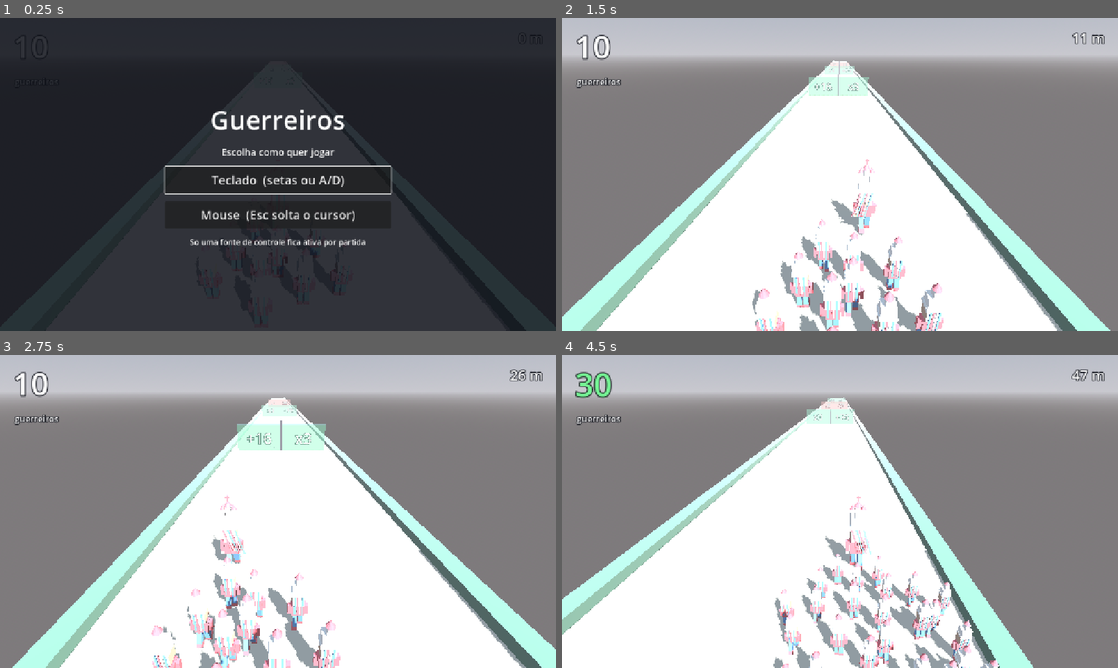
Above: before the commit, frames 1-4 (two rows, left to right).
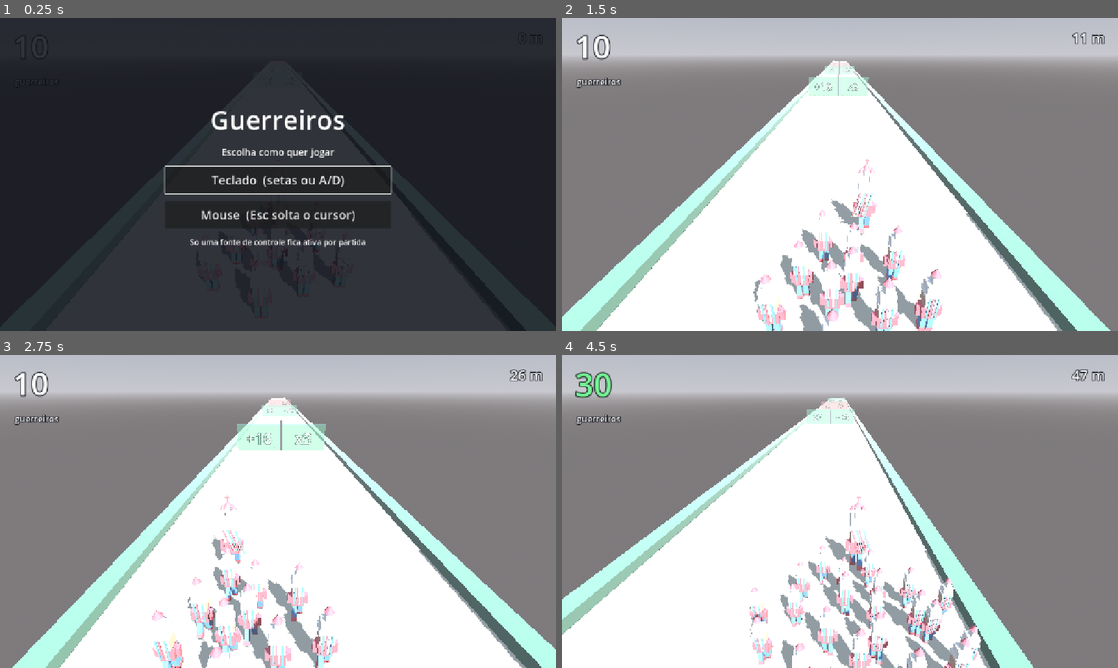
Above: after the commit, the same moments.

Repository: 3runorocha/COMP381-Projeto
Game: Godot game, scene res://scenes/Main.tscn
The game is run twice, just before and just after one commit, with the same random seed, the same clock (stepped at 60 frames per second) and the same inputs.
Inputs (mouse positions are in pixels of both pictures, inside the frame that each line leads up to):
- Up to frame 1 (0.25 s): no input
- Up to frame 2 (1.5 s): click "Teclado (setas ou A/D)" at 0.5 s; tap Enter (ui_accept) at 1.25 s; move the mouse to (962, 158) at 1.27 s; hold Right (mover_direita) from 1.28 s (still down); click (962, 158) at 1.42 s
- Up to frame 3 (2.75 s): tap Enter (ui_accept) at 1.52, 2.27 s; move the mouse to (166, 527) at 2.02 s; release Right (mover_direita) at 2.03 s; hold Left (mover_esquerda) from 2.03 s (still down)
- Up to frame 4 (4.5 s): move the mouse to (895, 442) at 2.77 s; release Left (mover_esquerda) at 2.78 s; hold Right (mover_direita) 2.78-4.28 s; move the mouse to (812, 574) at 3.52 s; click (812, 574) at 3.67 s; tap Enter (ui_accept) at 3.77 s; move the mouse to (1006, 558) at 4.27 s; hold Left (mover_esquerda) from 4.28 s (still down)

The runs differ from the first frame. In frame 1, 0.1% of the frame differs, in the area x 37-63%, y 67-96%; in frame 2, 4.8%; in frame 3, 4.6%; in frame 4, 6.4%, in the area x 33-79%, y 60-100%.

Commit message:
A folga ate o cordao passa a ser medida, e o teto sobe para 80
folga_atras nao controlava nada. O recuo era folga mais o raio da formacao,
o que so daria a distancia pedida se algum corpo caisse exatamente na frente
da espiral. Com o angulo aureo nenhum indice tende a seno igual a menos um,
entao sobrava distancia, e baixar o numero de 1.1 para 0.25 quase nao mudou
o que aparecia na tela.

Agora _recalcular_recuo() MEDE qual corpo esta mais adiantado e recua o grupo
por essa medida. Verificado: o corpo da frente fica a 0.35 do lider em
contagens de 4 a 500, exatamente o valor pedido.

Teto de guerreiros de 45 para 80, com a escala minima indo de 0.55 para 0.45
em 70 corpos. Nada sai da ponte: a largura maxima fica em 3.08 contra o
limite de 5.7.

Co-Authored-By: Claude Opus 5 <noreply@anthropic.com>

Diff:
--- a/scripts/jogador/crowd_manager.gd
+++ b/scripts/jogador/crowd_manager.gd
@@ -7,7 +7,7 @@
 ## MultiMeshInstance3D, que e barato de desenhar mas nao faz animacao
 ## esqueletica, e no D11 os guerreiros precisam andar.
 
-const MAX_VISIVEL: int = 45
+const MAX_VISIVEL: int = 80
 ## Angulo aureo. Distribui pontos num disco sem alinhamentos nem sobreposicao,
 ## que e o que faz o grupo parecer multidao e nao grade.
 const ANGULO_AUREO: float = 2.39996323
@@ -22,15 +22,15 @@
 @export var escala_maxima: float = 1.0
 ## Tamanho com o cordao cheio. Nao desce mais que isso: corpo pequeno demais
 ## le como "mais longe", nao como "mais gente", e o asset cultural some.
-@export var escala_minima: float = 0.55
+@export var escala_minima: float = 0.45
 ## Em quantos corpos a escala chega ao minimo.
-@export var corpos_para_escala_minima: int = 40
+@export var corpos_para_escala_minima: int = 70
 ## Distancia entre o lider e o guerreiro MAIS PROXIMO dele.
 ##
 ## Medir pelo corpo da frente, e nao pelo centro do grupo, e o que mantem o
 ## espaco constante: o centro precisa recuar quando o cordao engorda, senao a
 ## metade da frente atropelaria o lider.
-@export var folga_atras: float = 0.25
+@export var folga_atras: float = 0.35
 ## Altura da vaga. Com o modelo, a origem fica nos pes, entao a vaga e um
 ## ponto no CHAO, nao o centro do corpo.
 @export var altura: float = 0.0
@@ -45,6 +45,7 @@
 var _visiveis: int = 0
 var _espalhamento: float = 0.76
 var _escala_corpo: float = 1.0
+var _recuo: float = 1.0
 
 
 func _ready() -> void:
@@ -96,6 +97,7 @@
     # O espacamento acompanha o tamanho do corpo. Fixo, ou sobraria buraco com
     # os corpos pequenos, ou eles se interpenetrariam no tamanho cheio.
     _espalhamento = espalhamento_base * _escala_corpo
+    _recalcular_recuo()
 
     var centro := _centro_da_formacao()
     for i in MAX_VISIVEL:
@@ -153,23 +155,34 @@
 func _vaga(indice: int, centro: Vector3) -> Vector3:
     var angulo := float(indice) * ANGULO_AUREO
     var raio := _espalhamento * sqrt(float(indice))
-    var recuo := folga_atras + _raio_maximo()
     return Vector3(
         # O clamp por corpo e rede de seguranca, para o caso de a formacao
         # ficar mais larga que a propria pista.
         clampf(centro.x + cos(angulo) * raio, -meia_largura_util, meia_largura_util),
         altura,
-        centro.z + sin(angulo) * raio + recuo
+        centro.z + sin(angulo) * raio + _recuo
     )
 
 
-## Ate onde a formacao chega, a partir do centro dela.
-##
-## Conta os corpos que existem AGORA, nao o teto. Usando o teto, um cordao de
-## quatro guerreiros reservava espaco para quarenta e cinco e ficava cinco
-## unidades atras do lider, com um buraco no meio.
+## Ate onde a formacao chega de lado, a partir do centro dela.
 func _raio_maximo() -> float:
     return _espalhamento * sqrt(float(maxi(_visiveis - 1, 0)))
+
+
+## Recalcula o quanto o grupo recua, para o corpo da frente ficar exatamente
+## `folga_atras` atras do lider.
+##
+## MEDE qual corpo esta mais adiantado, em vez de supor que algum caia bem na
+## frente da formacao. Com o angulo aureo isso nao acontece: nenhum indice
+## tende a cair em seno igual a menos um, entao assumir isso deixava o cordao
+## sobrando varias unidades para tras do que foi pedido.
+func _recalcular_recuo() -> void:
+    var mais_adiantado := 0.0
+    for i in _visiveis:
+        var angulo := float(i) * ANGULO_AUREO
+        var raio := _espalhamento * sqrt(float(i))
+        mais_adiantado = minf(mais_adiantado, sin(angulo) * raio)
+    _recuo = folga_atras - mais_adiantado
 
 
 ## Tranco de escala quando um guerreiro entra, para a mudanca ser visivel.
Not shown, changed: CLAUDE.md
